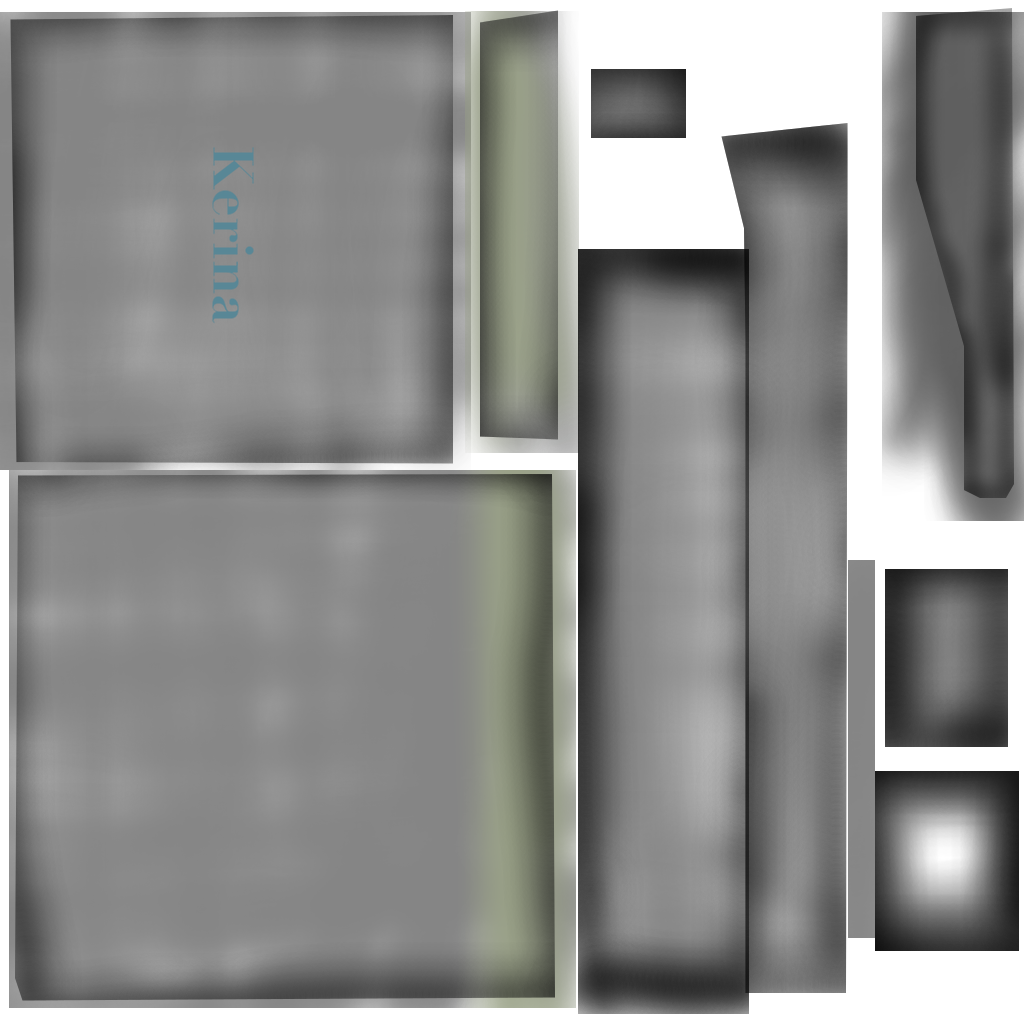
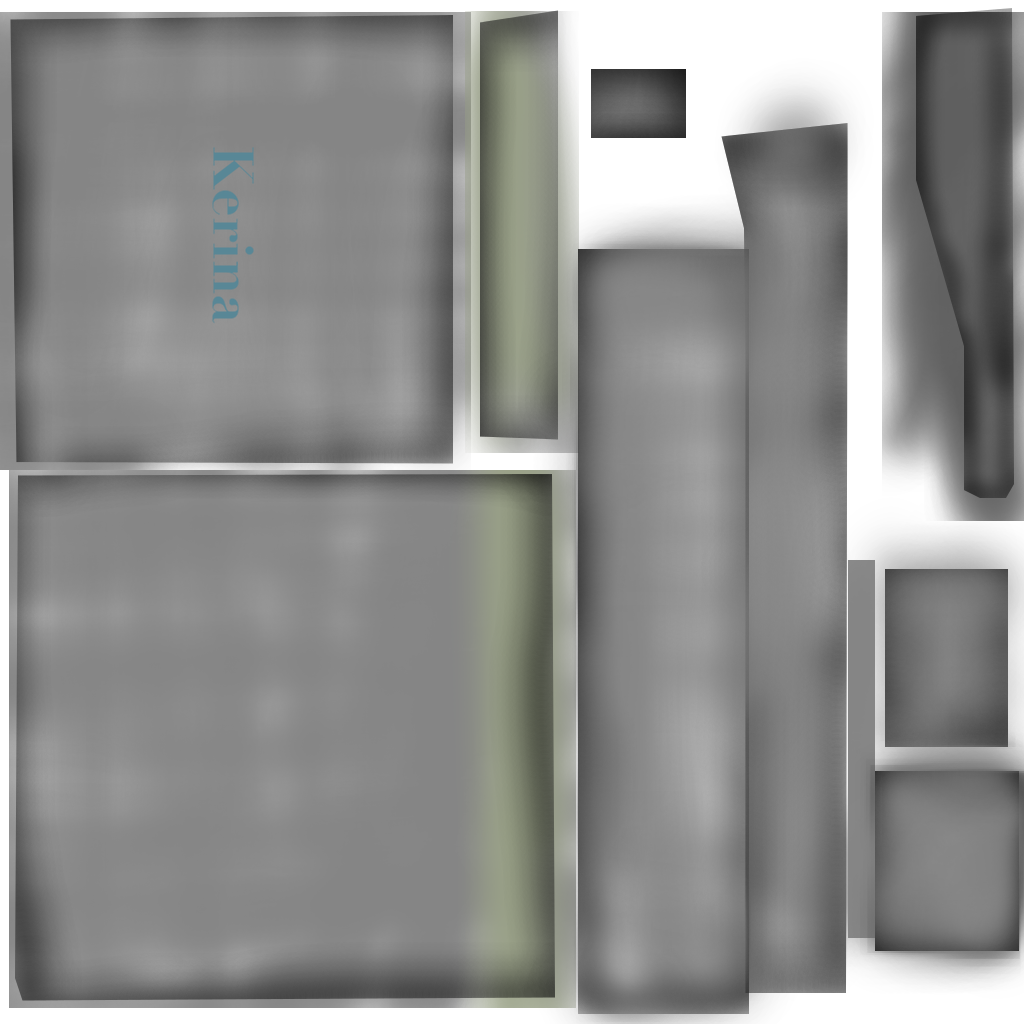
Comparing the layer stacks of the two 1024 x 1024 images. Changes:
painted on "Shadow" over [536, 67, 1024, 1024]
painted on "Background" over [753, 714, 1024, 995]
